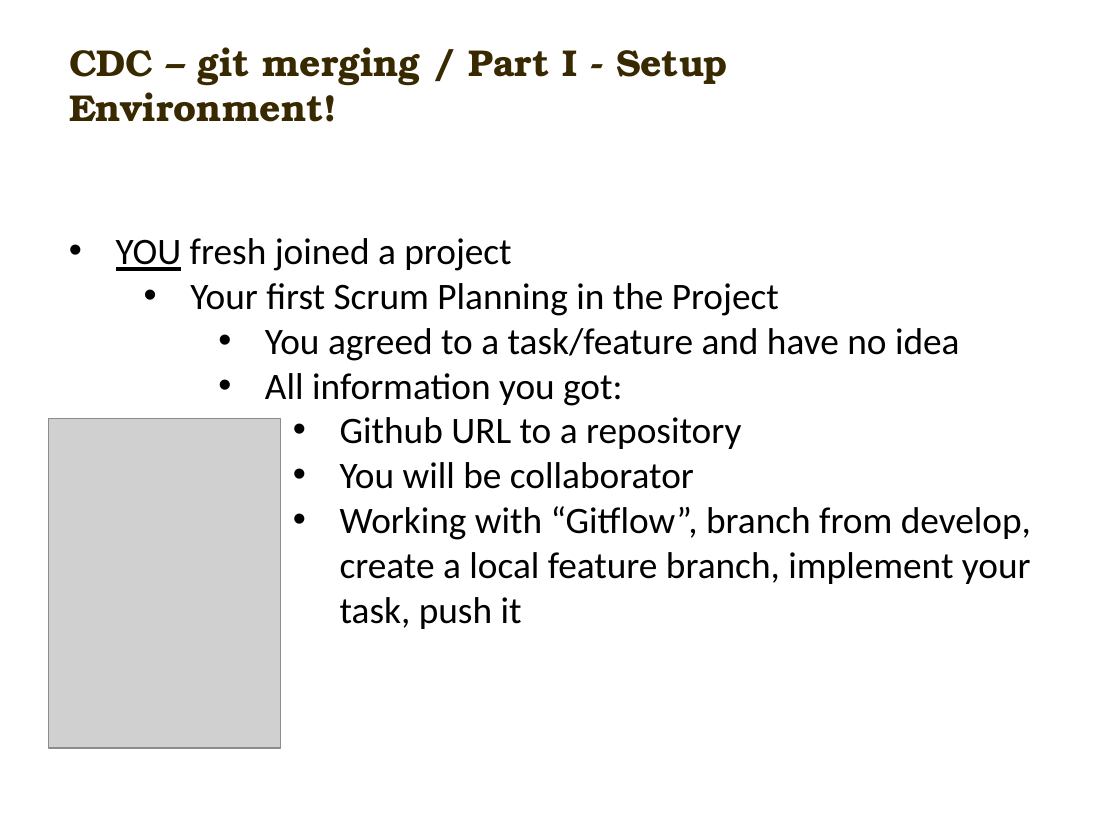
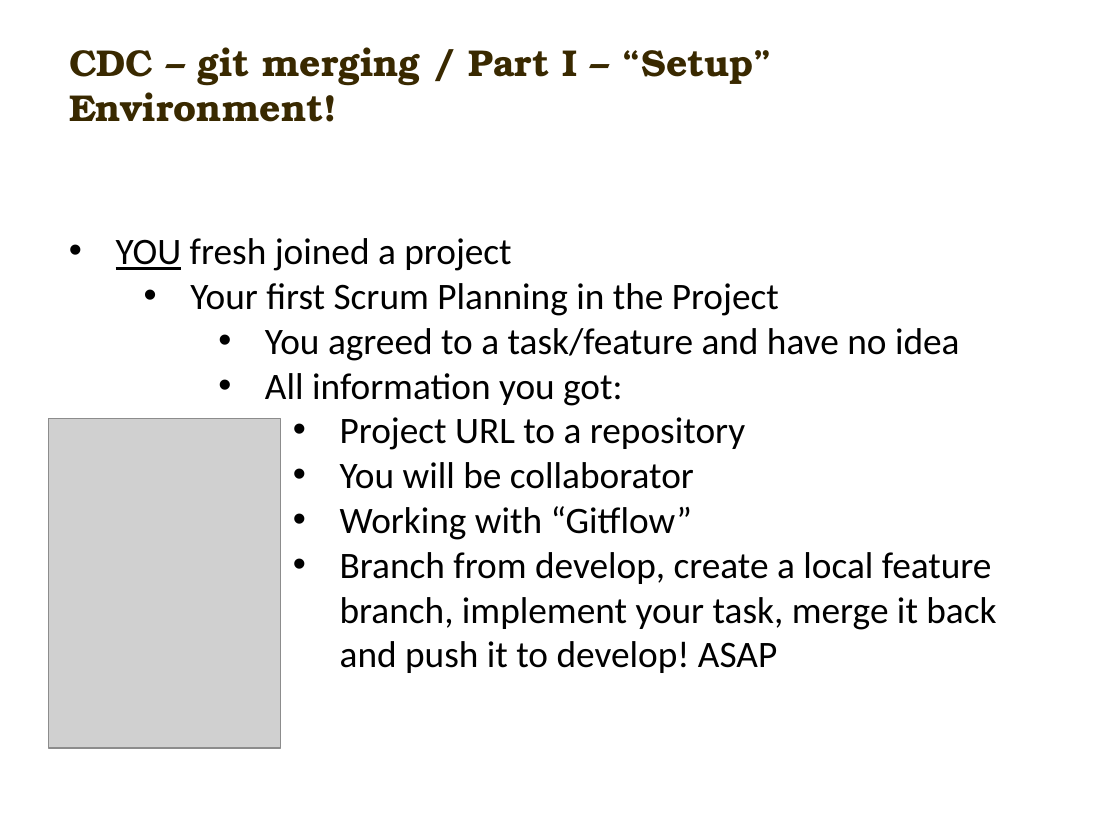
Before and after one commit to carlmitrais/wisdom, a slide deck: slide 5 of cdc_git_ws1.pptx. Drawn at 1120x840 pixels with LibreOffice and Linux fonts; fonts in the diff are those of the drawing; grey boxes stand for pictures; background and template pictures are left out. Boxes give left, top, right and bottom in pixels: in the first picture for what was removed or moved away, otherwise in the second. Text is boxed around its words. In the diff, an @@ line names an element or a change of style, - is before the commit and + after.

Commit message:
changed workflow to basic merge and took rebase as additional

```diff
--- a/cdc_git_ws1.pptx
+++ b/cdc_git_ws1.pptx
@@ text at <box>69,47,773,86</box>: text changed @@
-CDC – git merging / Part I - Setup
+CDC – git merging / Part I – “Setup”
@@ text at <box>340,417,745,450</box>: text changed @@
-      • Github URL to a repository
+      • Project URL to a repository
@@ text at <box>340,506,996,673</box>: text changed @@
-      • Working with “Gitflow”, branch from develop, create a local feature branch, implement your task, push it
+      • Working with “Gitflow”
+      • Branch from develop, create a local feature branch, implement your task, merge it back and push it to develop! ASAP
```
Also in this commit, not shown: 12 other slides changed, 2 slides added.
